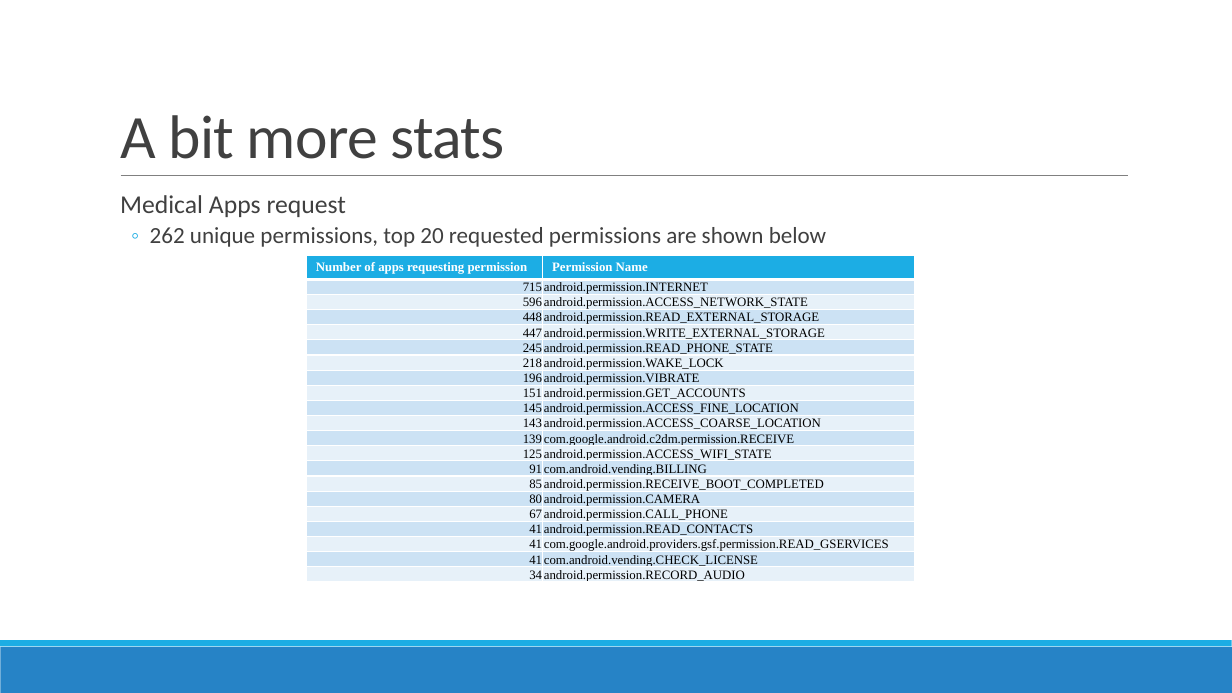
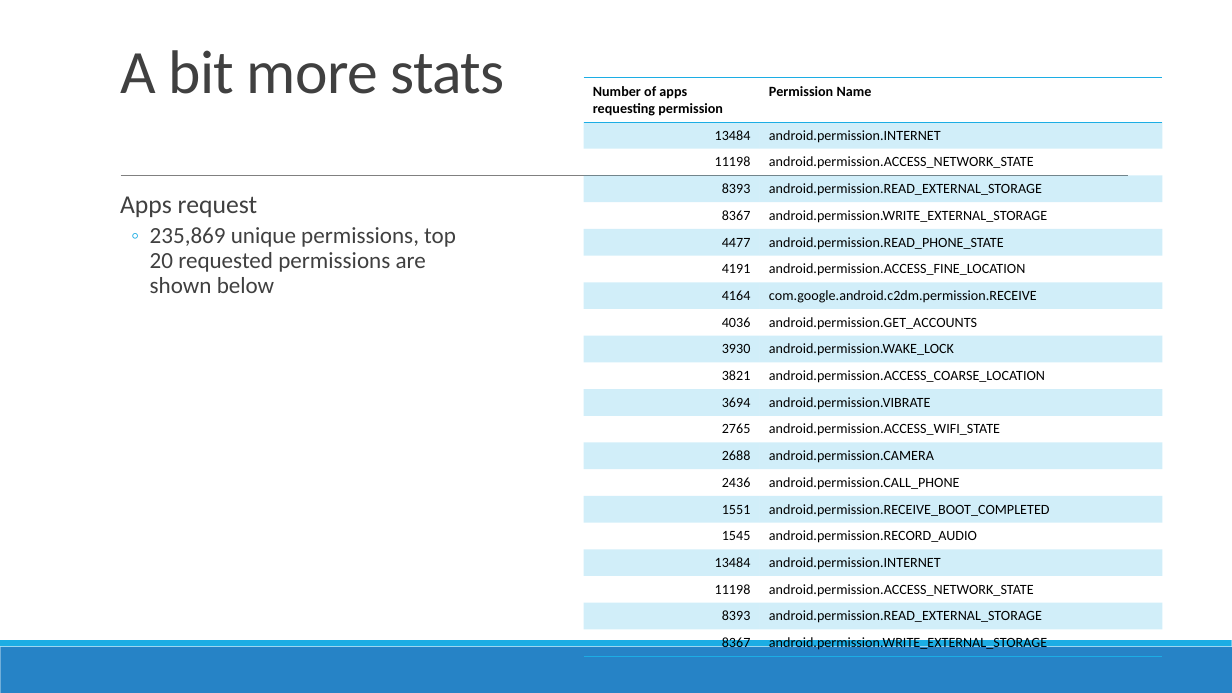
Before and after one commit to prajitdas/AndroidAnalytics, a slide deck: slide 3 of documentation/presentations/Google Play Store - Prajit.pptx. Drawn at 1232x693 pixels with LibreOffice and Linux fonts; fonts in the diff are those of the drawing. Boxes give left, top, right and bottom in pixels: in the first picture for what was removed or moved away, otherwise in the second. Text is boxed around its words. In the diff, an @@ line names an element or a change of style, - is before the commit and + after.

Commit message:
ppt

```diff
--- a/documentation/presentations/Google Play Store - Prajit.pptx
+++ b/documentation/presentations/Google Play Store - Prajit.pptx
@@ title "A bit more stats": place and size @@
-title "A bit more stats" at [120, 115, 504, 159]
+title "A bit more stats" at [120, 50, 504, 94]
@@ table at [584, 78, 1164, 654] @@
-row 2, column 1: 715
+row 2, column 1: 13484
-row 3, column 1: 596
+row 3, column 1: 11198
-row 4, column 1: 448
+row 4, column 1: 8393
-row 5, column 1: 447
+row 5, column 1: 8367
-row 6, column 1: 245
+row 6, column 1: 4477
-row 7, column 1: 218
+row 7, column 1: 4191
-row 7, column 2: android.permission.WAKE_LOCK
+row 7, column 2: android.permission.ACCESS_FINE_LOCATION
-row 8, column 1: 196
+row 8, column 1: 4164
-row 8, column 2: android.permission.VIBRATE
+row 8, column 2: com.google.android.c2dm.permission.RECEIVE
-row 9, column 1: 151
+row 9, column 1: 4036
-row 10, column 1: 145
+row 10, column 1: 3930
-row 10, column 2: android.permission.ACCESS_FINE_LOCATION
+row 10, column 2: android.permission.WAKE_LOCK
-row 11, column 1: 143
+row 11, column 1: 3821
-row 12, column 1: 139
+row 12, column 1: 3694
-row 12, column 2: com.google.android.c2dm.permission.RECEIVE
+row 12, column 2: android.permission.VIBRATE
-row 13, column 1: 125
+row 13, column 1: 2765
-row 14, column 1: 91
+row 14, column 1: 2688
-row 14, column 2: com.android.vending.BILLING
+row 14, column 2: android.permission.CAMERA
-row 15, column 1: 85
+row 15, column 1: 2436
-row 15, column 2: android.permission.RECEIVE_BOOT_COMPLETED
+row 15, column 2: android.permission.CALL_PHONE
-row 16, column 1: 80
+row 16, column 1: 1551
-row 16, column 2: android.permission.CAMERA
+row 16, column 2: android.permission.RECEIVE_BOOT_COMPLETED
-row 17, column 1: 67
+row 17, column 1: 1545
-row 17, column 2: android.permission.CALL_PHONE
+row 17, column 2: android.permission.RECORD_AUDIO
-row 18, column 1: 41
+row 18, column 1: 13484
-row 18, column 2: android.permission.READ_CONTACTS
+row 18, column 2: android.permission.INTERNET
-row 19, column 1: 41
+row 19, column 1: 11198
-row 19, column 2: com.google.android.providers.gsf.permission.READ_GSERVICES
+row 19, column 2: android.permission.ACCESS_NETWORK_STATE
-row 20, column 1: 41
+row 20, column 1: 8393
-row 20, column 2: com.android.vending.CHECK_LICENSE
+row 20, column 2: android.permission.READ_EXTERNAL_STORAGE
-row 21, column 1: 34
+row 21, column 1: 8367
-row 21, column 2: android.permission.RECORD_AUDIO
+row 21, column 2: android.permission.WRITE_EXTERNAL_STORAGE
@@ fill #1CADE4 to none in row 1 @@
@@ fill #CDE3F5 to #1CADE4 at 20% opacity in 20 cells @@
@@ fill #E8F1FA to none in 20 cells @@
@@ size 10 to 11 pt, font Times New Roman to Calibri in "Number of apps requesting permission", "Permission Name", "android.permission.INTERNET", "android.permission.ACCESS_NETWORK_STATE" and 6 more places @@
@@ text colour #FFFFFF to #000000 in "Number of apps requesting permission", "Permission Name" @@
@@ borders changed @@
@@ table: place and size @@
-table at [307, 256, 916, 608]
+table at [584, 78, 1164, 654]
@@ text at [120, 196, 456, 293]: text changed @@
-  Medical Apps request
-  ◦ 262 unique permissions, top 20 requested permissions are shown below
+  Apps request
+  ◦ 235,869 unique permissions, top 20 requested permissions are shown below
```
Also in this commit, not shown: 3 other slides changed, 5 slides added, 1 slide removed.
